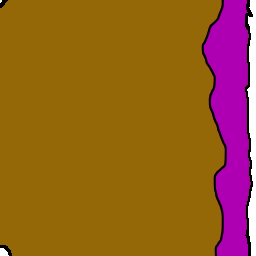
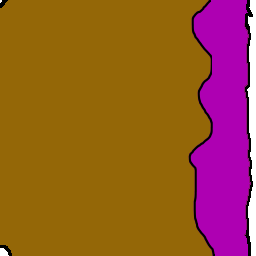
Revision of a layered w=256, h=256 image; what changed, layer by layer:
hid "N3XR Middle" over [188, 0, 227, 256]
added layer "N3XR Middle-New" above "N3XR" over [188, 0, 227, 256]
